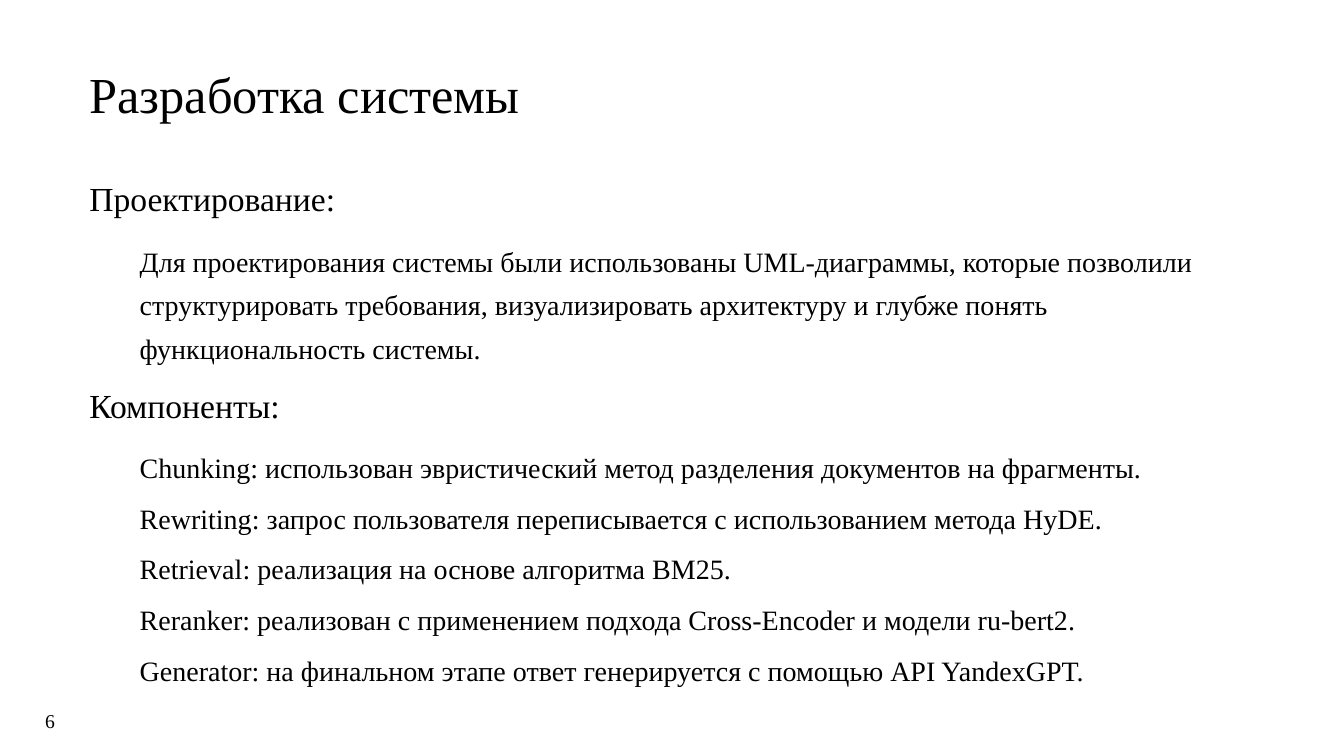
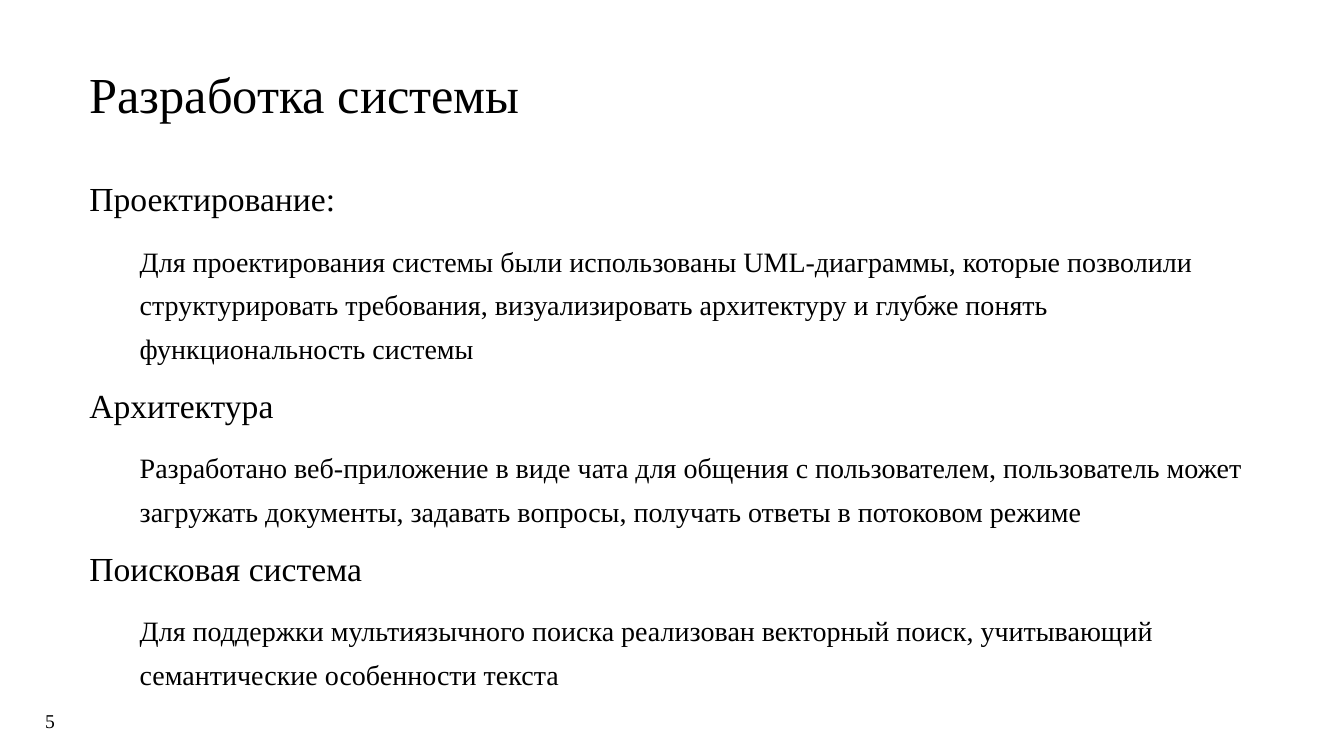
Before and after one commit to Syrenny/diploma-text, a slide deck: slide 5 of report_20.05/21930_Сыренный.pptx (slide 6 before the commit). Drawn at 1344x756 pixels with LibreOffice and Linux fonts; fonts in the diff are those of the drawing. Boxes give left, top, right and bottom in pixels: in the first picture for what was removed or moved away, otherwise in the second. Text is boxed around its words. In the diff, an @@ line names an element or a change of style, - is before the commit and + after.

Commit message:
Update presentation

```diff
--- a/report_20.05/21930_Сыренный.pptx
+++ b/report_20.05/21930_Сыренный.pptx
@@ text at (89,252,1242,686): text changed @@
-  Для проектирования системы были использованы UML-диаграммы, которые позволили структурировать требования, визуализировать архитектуру и глубже понять функциональность системы.
-Компоненты:
-  Chunking: использован эвристический метод разделения документов на фрагменты.
-  Rewriting: запрос пользователя переписывается с использованием метода HyDE.
-  Retrieval: реализация на основе алгоритма BM25.
-  Reranker: реализован с применением подхода Cross-Encoder и модели ru-bert2.
-  Generator: на финальном этапе ответ генерируется с помощью API YandexGPT.
+  Для проектирования системы были использованы UML-диаграммы, которые позволили структурировать требования, визуализировать архитектуру и глубже понять функциональность системы
+Архитектура
+  Разработано веб-приложение в виде чата для общения с пользователем, пользователь может загружать документы, задавать вопросы, получать ответы в потоковом режиме
+Поисковая система
+  Для поддержки мультиязычного поиска реализован векторный поиск, учитывающий семантические особенности текста
@@ page number at (45,715,55,729): text changed @@
-6
+5
```
Also in this commit, not shown: 6 other slides changed, 1 slide added, 1 slide removed, 1 other file.
